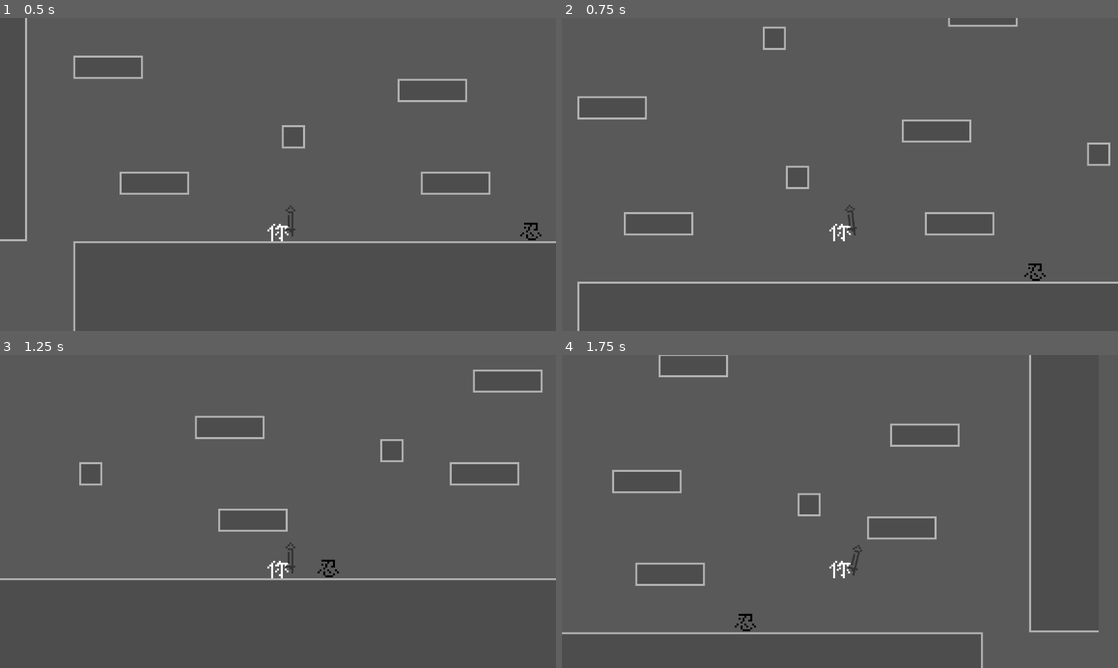
Above: before the commit, frames 1-4 (two rows, left to right).
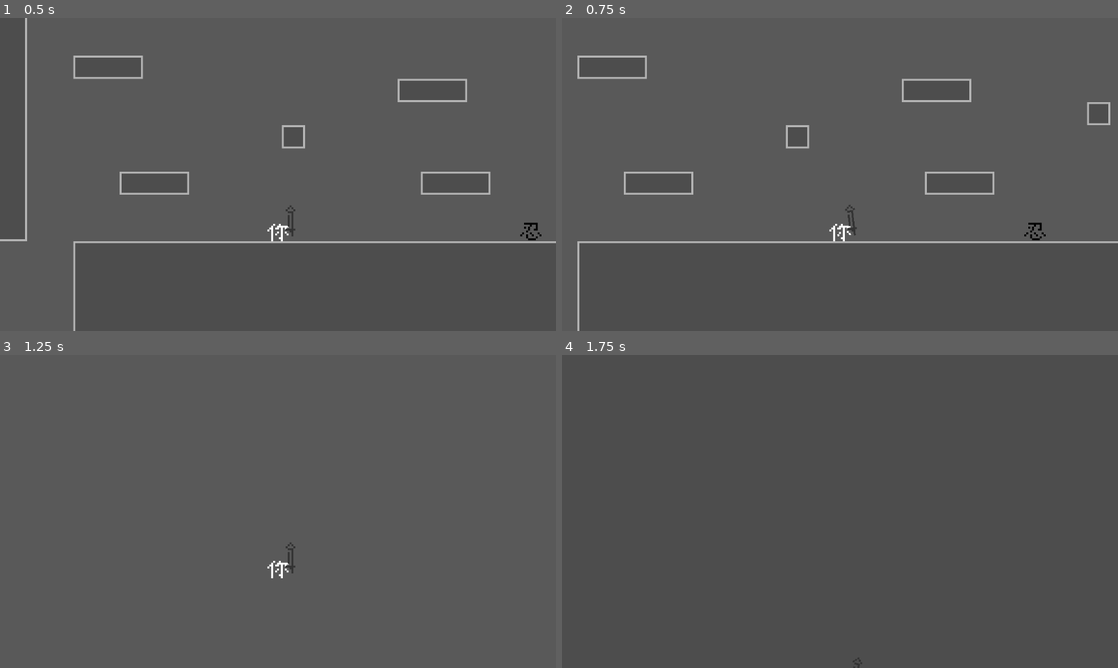
Above: after the commit, the same moments.

Repository: 123yangjiu/aminoacow
Game: Godot game, scene res://scene/map/battle_scene.tscn
Same seed, same stepped clock (60 frames per second), same inputs: the game is played once before the commit and once after it.
Inputs:
- Up to frame 1 (0.5 s): no input
- Up to frame 2 (0.75 s): tap Enter at 0.5 s; hold D (move_right) from 0.53 s (still down); tap X (attack) at 0.6 s
- Up to frame 3 (1.25 s): keep holding D (move_right); tap Space (jump) at 0.77 s; tap C (roll, bound only after the commit) at 0.8 s
- Up to frame 4 (1.75 s): keep holding D (move_right); tap C (roll, bound only after the commit) at 1.35 s; tap Space (jump) at 1.52 s; tap X (attack) at 1.55 s

Frame 1 is identical in both runs. In frame 2, 3.8% of the frame differs, in the area x 2-100%, y 0-85%; in frame 3, 1.8%; in frame 4, 2.6%.

Commit message:
add bow and arrow
加入弓箭的攻击动作

Diff:
--- a/project.godot
+++ b/project.godot
@@ -27,13 +27,13 @@
 
 attack={
 "deadzone": 0.2,
-"events": [Object(InputEventKey,"resource_local_to_scene":false,"resource_name":"","device":0,"window_id":0,"alt_pressed":false,"shift_pressed":false,"ctrl_pressed":false,"meta_pressed":false,"pressed":false,"keycode":0,"physical_keycode":88,"key_label":0,"unicode":0,"location":0,"echo":false,"script":null)
+"events": [Object(InputEventKey,"resource_local_to_scene":false,"resource_name":"","device":-1,"window_id":0,"alt_pressed":false,"shift_pressed":false,"ctrl_pressed":false,"meta_pressed":false,"pressed":false,"keycode":0,"physical_keycode":88,"key_label":0,"unicode":120,"location":0,"echo":false,"script":null)
 ]
 }
 jump={
 "deadzone": 0.2,
-"events": [Object(InputEventKey,"resource_local_to_scene":fa …(140 unchanged characters)… d":false,"keycode":0,"physical_keycode":88,"key_label":0,"unicode":120,"location":0,"echo":false,"script":null)
-, Object(InputEventKey,"resource_local_to_scene":false,"reso …(131 unchanged characters)… d":false,"keycode":0,"physical_keycode":32,"key_label":0,"unicode":32,"location":0,"echo":false,"script":null)
+"events": [Object(InputEventKey,"resource_local_to_scene":fa …(140 unchanged characters)… d":false,"keycode":0,"physical_keycode":32,"key_label":0,"unicode":32,"location":0,"echo":false,"script":null)
+, Object(InputEventKey,"resource_local_to_scene":false,"reso …(131 unchanged characters)… d":false,"keycode":0,"physical_keycode":90,"key_label":0,"unicode":122,"location":0,"echo":false,"script":null)
 ]
 }
 move_left={
@@ -46,6 +46,11 @@
 "deadzone": 0.2,
 "events": [Object(InputEventKey,"resource_local_to_scene":false,"resource_name":"","device":-1,"window_id":0,"alt_press …(192 unchanged characters)…
 , Object(InputEventKey,"resource_local_to_scene":false,"resource_name":"","device":-1,"window_id":0,"alt_pressed":false …(186 unchanged characters)…
+]
+}
+roll={
+"deadzone": 0.2,
+"events": [Object(InputEventKey,"resource_local_to_scene":false,"resource_name":"","device":-1,"window_id":0,"alt_pressed":false,"shift_pressed":false,"ctrl_pressed":false,"meta_pressed":false,"pressed":false,"keycode":0,"physical_keycode":67,"key_label":0,"unicode":99,"location":0,"echo":false,"script":null)
 ]
 }
 
--- /dev/null
+++ b/scene/weapon/bow.tscn
@@ -0,0 +1,17 @@
+[gd_scene load_steps=5 format=3 uid="uid://dmhjckmcj1082"]
+
+[ext_resource type="Script" uid="uid://cfir032p0wohc" path="res://script/Weapon/weapon.gd" id="1_8454e"]
+[ext_resource type="Resource" uid="uid://do8nqwhctp3q0" path="res://stats/weapon/gong/gong.tres" id="2_c8wbp"]
+[ext_resource type="Texture2D" uid="uid://bj712a4bedt4n" path="res://stats/weapon/gong/bow.png" id="2_kbh8w"]
+[ext_resource type="Shape2D" uid="uid://oc5k3q34pf1" path="res://stats/weapon/gong/gong_shape.tres" id="3_c8wbp"]
+
+[node name="Bow" type="Area2D"]
+script = ExtResource("1_8454e")
+stats = ExtResource("2_c8wbp")
+metadata/_custom_type_script = "uid://cfir032p0wohc"
+
+[node name="Sprite2D" type="Sprite2D" parent="."]
+texture = ExtResource("2_kbh8w")
+
+[node name="CollisionShape2D" type="CollisionShape2D" parent="."]
+shape = ExtResource("3_c8wbp")
--- /dev/null
+++ b/stats/weapon/gong/arrow.tres
@@ -0,0 +1,15 @@
+[gd_resource type="Resource" script_class="WeaponStats" load_steps=4 format=3 uid="uid://darg82htiyd26"]
+
+[ext_resource type="Shape2D" uid="uid://bj77ur3k6h4mw" path="res://stats/weapon/gong/arrow_shape.tres" id="1_eg4im"]
+[ext_resource type="Script" uid="uid://j535ep7c8mk7" path="res://resource/weapon/weapon_stats.gd" id="1_gj48g"]
+[ext_resource type="Texture2D" uid="uid://crbgpqyw1j4ra" path="res://stats/weapon/gong/arrow.png" id="2_u583y"]
+
+[resource]
+script = ExtResource("1_gj48g")
+attack = 5
+icon = ExtResource("2_u583y")
+init_offset = Vector2(0, 0)
+attackshape = ExtResource("1_eg4im")
+attackshape_offset = Vector2(0, 0)
+id = ""
+metadata/_custom_type_script = "uid://j535ep7c8mk7"
--- /dev/null
+++ b/stats/weapon/gong/arrow_scene.gd
@@ -0,0 +1,61 @@
+extends Area2D
+
+
+# Called when the node enters the scene tree for the first time.
+func _ready() -> void:
+	$VisibleOnScreenNotifier2D/Timer.timeout.connect(queue_free)
+
+
+@export var G : float = 200.
+@export var speed : int = 50
+@export var initSpeedY : float = -30.0
+var hitCount : int = 0
+var flying : bool = false
+var speedY : float = 0
+var attack : int
+var maxHitCount : int
+
+
+
+func _on_visible_on_screen_notifier_2d_screen_exited() -> void:
+	print("Not visible, removed")
+	$VisibleOnScreenNotifier2D/Timer.start()
+
+
+
+func shot(start, direction, set_attack, set_max_hit_count) -> void:
+	position = start + Vector2(10, 0) * (1 if direction else -1)
+	print("Start shotting at ", position)
+	attack  = set_attack
+	maxHitCount = set_max_hit_count
+	hitCount = 0
+	speedY = initSpeedY
+	flying = true
+	speed = 400 if direction else -400
+
+func _physics_process(delta: float) -> void:
+	speedY += G * delta
+	var motion = Vector2(speed, speedY) * delta
+	position += motion
+	#move_toward(motion)
+	print("To ", position)
+
+
+func _on_body_shape_entered(_body_rid: RID, body: Node2D, _body_shape_index: int, _local_shape_index: int) -> void:
+	if body is Ninja:
+		body.char_stats.take_damage(attack)
+		hitCount += 1
+	else:
+		# collide with something wrong!
+		print("Collide with something wrong!!")
+		queue_free()
+
+	if hitCount >= maxHitCount:
+		queue_free()
+
+	pass # Replace with function body.
+
+
+# Called every frame. 'delta' is the elapsed time since the previous frame.
+func _process(delta: float) -> void:
+	pass
--- /dev/null
+++ b/stats/weapon/gong/arrow_scene.tscn
@@ -0,0 +1,25 @@
+[gd_scene load_steps=4 format=3 uid="uid://oy7b1drr28pn"]
+
+[ext_resource type="Script" uid="uid://d05sdjmyrl827" path="res://stats/weapon/gong/arrow_scene.gd" id="1_86e3w"]
+[ext_resource type="Texture2D" uid="uid://crbgpqyw1j4ra" path="res://stats/weapon/gong/arrow.png" id="2_86e3w"]
+[ext_resource type="Shape2D" uid="uid://bj77ur3k6h4mw" path="res://stats/weapon/gong/arrow_shape.tres" id="2_nkrpt"]
+
+[node name="ArrowScene" type="Area2D"]
+collision_layer = 0
+collision_mask = 5
+script = ExtResource("1_86e3w")
+
+[node name="Sprite2D" type="Sprite2D" parent="."]
+texture = ExtResource("2_86e3w")
+
+[node name="CollisionShape2D" type="CollisionShape2D" parent="."]
+shape = ExtResource("2_nkrpt")
+
+[node name="VisibleOnScreenNotifier2D" type="VisibleOnScreenNotifier2D" parent="."]
+
+[node name="Timer" type="Timer" parent="VisibleOnScreenNotifier2D"]
+wait_time = 0.2
+one_shot = true
+
+[connection signal="body_shape_entered" from="." to="." method="_on_body_shape_entered"]
+[connection signal="screen_exited" from="VisibleOnScreenNotifier2D" to="." method="_on_visible_on_screen_notifier_2d_screen_exited"]
--- /dev/null
+++ b/stats/weapon/gong/bow_action_picker.tscn
@@ -0,0 +1,14 @@
+[gd_scene load_steps=4 format=3 uid="uid://ccya7yy3bgeya"]
+
+[ext_resource type="Script" uid="uid://dhujs6oxeio5j" path="res://scene/action/action_picker.gd" id="1_ahfls"]
+[ext_resource type="Script" uid="uid://c5eh774psa7b2" path="res://stats/weapon/gong/bow_shot.gd" id="2_nsukf"]
+[ext_resource type="PackedScene" uid="uid://oy7b1drr28pn" path="res://stats/weapon/gong/arrow_scene.tscn" id="3_ja1fv"]
+
+[node name="BowAndArrow" type="Node"]
+script = ExtResource("1_ahfls")
+metadata/_custom_type_script = "uid://dhujs6oxeio5j"
+
+[node name="WeaponAction" type="Node" parent="."]
+script = ExtResource("2_nsukf")
+arrowScene = ExtResource("3_ja1fv")
+metadata/_custom_type_script = "uid://cuofx382xfv2x"
--- /dev/null
+++ b/stats/weapon/gong/bow_shot.gd
@@ -0,0 +1,33 @@
+extends WeaponAction
+
+@export var arrowScene : PackedScene
+
+func perform(direction : bool) -> void:
+	if !weapon:
+		return
+
+	weapon.attack_shape.disabled = false
+	player.is_action = true
+
+	var start = player_hand.position
+	var tween = create_tween()
+	var dir = 1 if direction else -1
+	var offset = Vector2(2, 0)
+
+	tween.tween_property(player_hand, "position", start + offset * dir, 0.1).set_trans(Tween.TRANS_LINEAR)
+	tween.parallel().tween_property(player_hand, "rotation_degrees", -10 * dir, 0.2).set_trans(Tween.TRANS_BACK) \
+		.set_ease(Tween.EASE_IN)
+	tween.tween_property(player_hand, "position", start, 0.1).set_trans(Tween.TRANS_LINEAR)
+
+	await tween.finished
+
+	var arrow = arrowScene.instantiate()
+	add_child(arrow)
+	arrow.shot(player_hand.global_position, direction, weapon.stats.attack, 1)
+
+	tween = create_tween()
+	tween.tween_property(player_hand, "rotation_degrees", 0, 0.3).set_trans(Tween.TRANS_BOUNCE).set_ease(Tween.EASE_OUT)
+	await tween.finished
+
+	weapon.attack_shape.disabled = true
+	player.is_action = false
--- a/stats/weapon/gong/gong.tres
+++ b/stats/weapon/gong/gong.tres
@@ -1,5 +1,6 @@
-[gd_resource type="Resource" script_class="Weapon" load_steps=4 format=3 uid="uid://do8nqwhctp3q0"]
+[gd_resource type="Resource" script_class="WeaponStats" load_steps=5 format=3 uid="uid://do8nqwhctp3q0"]
 
+[ext_resource type="PackedScene" uid="uid://ccya7yy3bgeya" path="res://stats/weapon/gong/bow_action_picker.tscn" id="1_8blvv"]
 [ext_resource type="Texture2D" uid="uid://bj712a4bedt4n" path="res://stats/weapon/gong/bow.png" id="1_rn4t6"]
 [ext_resource type="Shape2D" uid="uid://oc5k3q34pf1" path="res://stats/weapon/gong/gong_shape.tres" id="2_8blvv"]
 [ext_resource type="Script" uid="uid://j535ep7c8mk7" path="res://resource/weapon/weapon_stats.gd" id="3_xpq1d"]
@@ -10,5 +11,7 @@
 icon = ExtResource("1_rn4t6")
 init_offset = Vector2(4, -1)
 attackshape = ExtResource("2_8blvv")
+attackshape_offset = Vector2(0, 0)
 id = "gong"
+action = ExtResource("1_8blvv")
 metadata/_custom_type_script = "uid://j535ep7c8mk7"
--- a/stats/weapon/qiang/qiang_action.tscn
+++ b/stats/weapon/qiang/qiang_action.tscn
@@ -1,10 +1,12 @@
-[gd_scene load_steps=3 format=3 uid="uid://kilhtitjeh87"]
+[gd_scene load_steps=4 format=3 uid="uid://kilhtitjeh87"]
 
 [ext_resource type="Script" uid="uid://dhujs6oxeio5j" path="res://scene/action/action_picker.gd" id="1_olyq8"]
-[ext_resource type="Script" uid="uid://cp11x7rs56jaf" path="res://stats/weapon/qiang/normal_attack_1.gd" id="1_sgx0f"]
+[ext_resource type="Script" uid="uid://c5eh774psa7b2" path="res://stats/weapon/gong/bow_shot.gd" id="2_0ma5b"]
+[ext_resource type="PackedScene" uid="uid://oy7b1drr28pn" path="res://stats/weapon/gong/arrow_scene.tscn" id="3_20y6d"]
 
 [node name="QiangActionPicker" type="Node"]
 script = ExtResource("1_olyq8")
 
 [node name="NormalAttack1" type="Node" parent="."]
-script = ExtResource("1_sgx0f")
+script = ExtResource("2_0ma5b")
+arrowScene = ExtResource("3_20y6d")
Not shown, added: stats/weapon/gong/arrow_scene.gd.uid
Not shown, added: stats/weapon/gong/bow_shot.gd.uid
